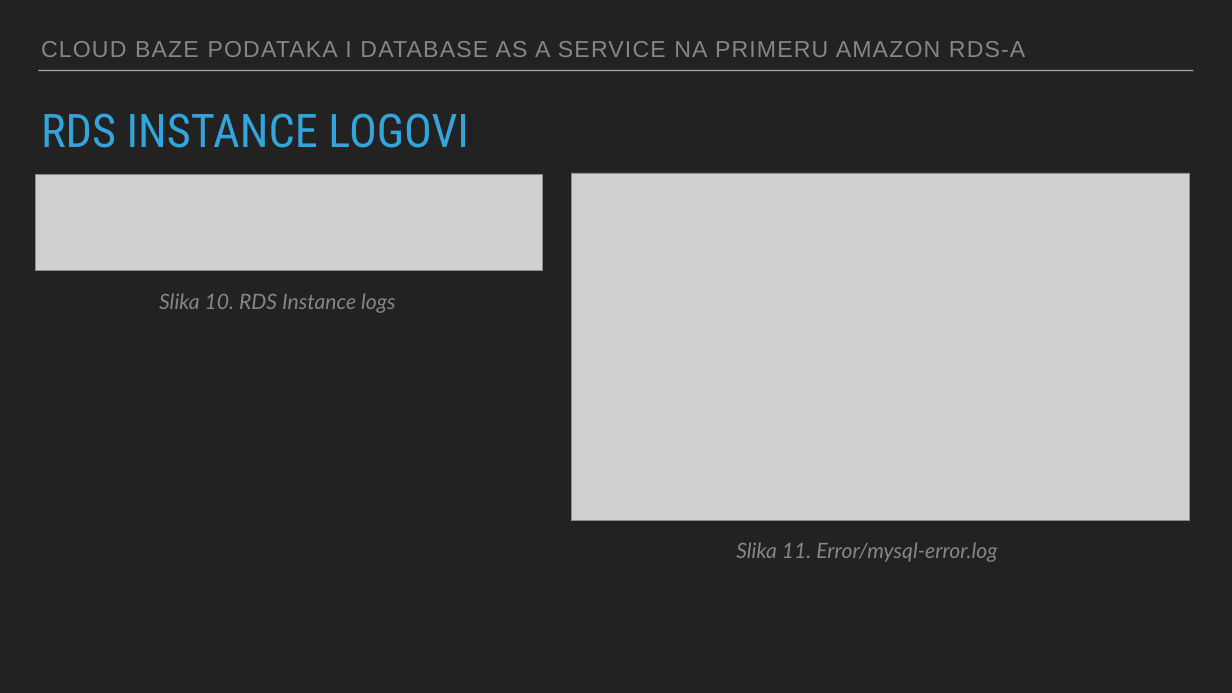
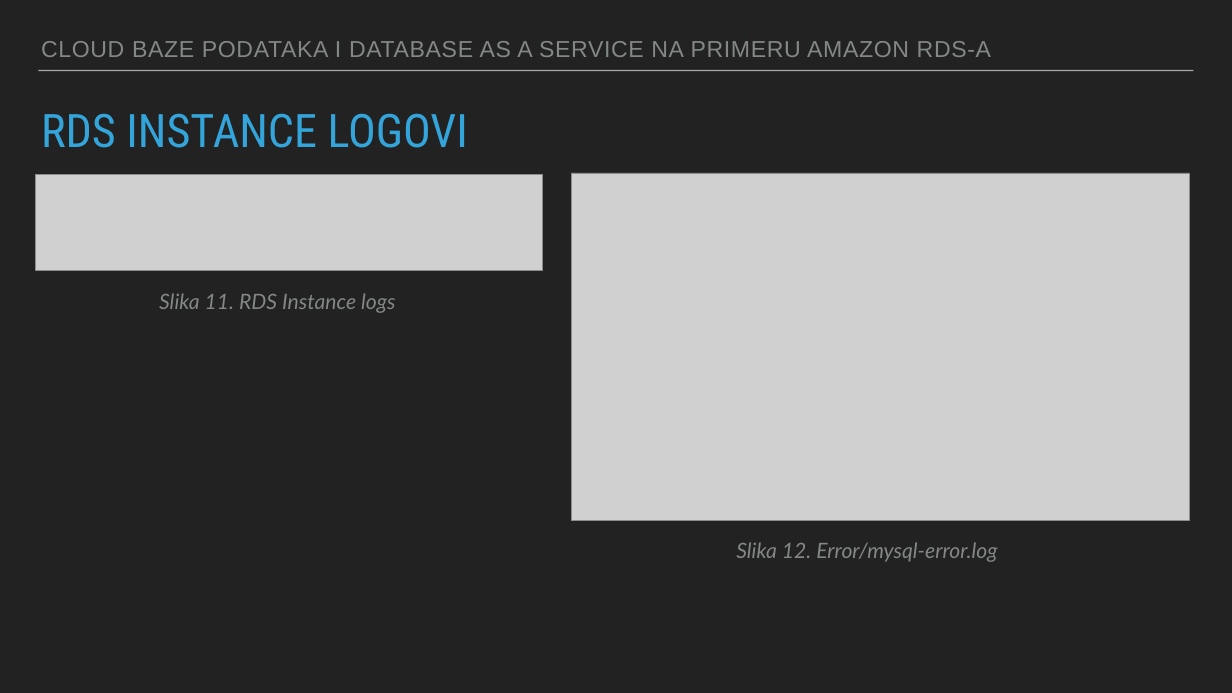
Before and after one commit to svetlanamancic/Amazon-RDS---Cloud-Databases-And-Database-as-a-Service-, a slide deck: slide 13 of Cloud baze podataka i database as a service na primeru Amazon RDS-a.pptx. Drawn at 1232x693 pixels with LibreOffice and Linux fonts; fonts in the diff are those of the drawing; grey boxes stand for pictures. Boxes give left, top, right and bottom in pixels: in the first picture for what was removed or moved away, otherwise in the second. Text is boxed around its words. In the diff, an @@ line names an element or a change of style, - is before the commit and + after.

```diff
--- a/Cloud baze podataka i database as a service na primeru Amazon RDS-a.pptx
+++ b/Cloud baze podataka i database as a service na primeru Amazon RDS-a.pptx
@@ text "CLOUD BAZE PODATAKA I DATABASE ..." at box(41, 41, 991, 57): letter spacing 1.8 to 1 pt @@
@@ title "RDS INSTANCE LOGOVI" at box(41, 113, 468, 148): size 72.2 to 72 pt @@
@@ text at box(159, 293, 395, 313): text changed @@
-Slika 10. RDS Instance logs
+Slika 11. RDS Instance logs
@@ text at box(736, 542, 997, 562): text changed @@
-Slika 11. Error/mysql-error.log
+Slika 12. Error/mysql-error.log
```
Also in this commit, not shown: 15 other slides changed, 2 other files.
